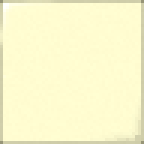
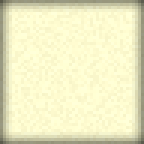
The second 144 x 144 image is a revision of the first. Changes to its layers:
added layer "Layer 1" above "Layer 2 copy 7" over [0, 0, 144, 144]
painted on "Layer 2 copy 7" over [0, 21, 3, 63]
